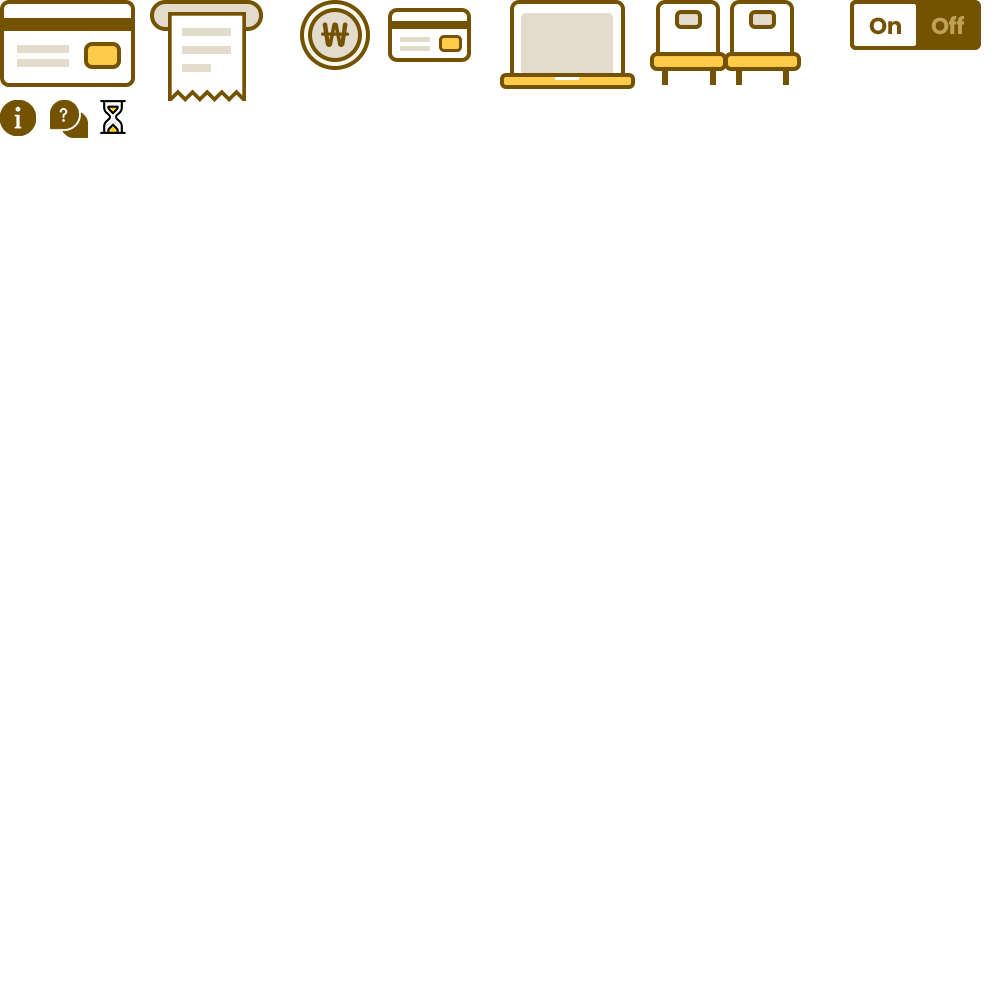
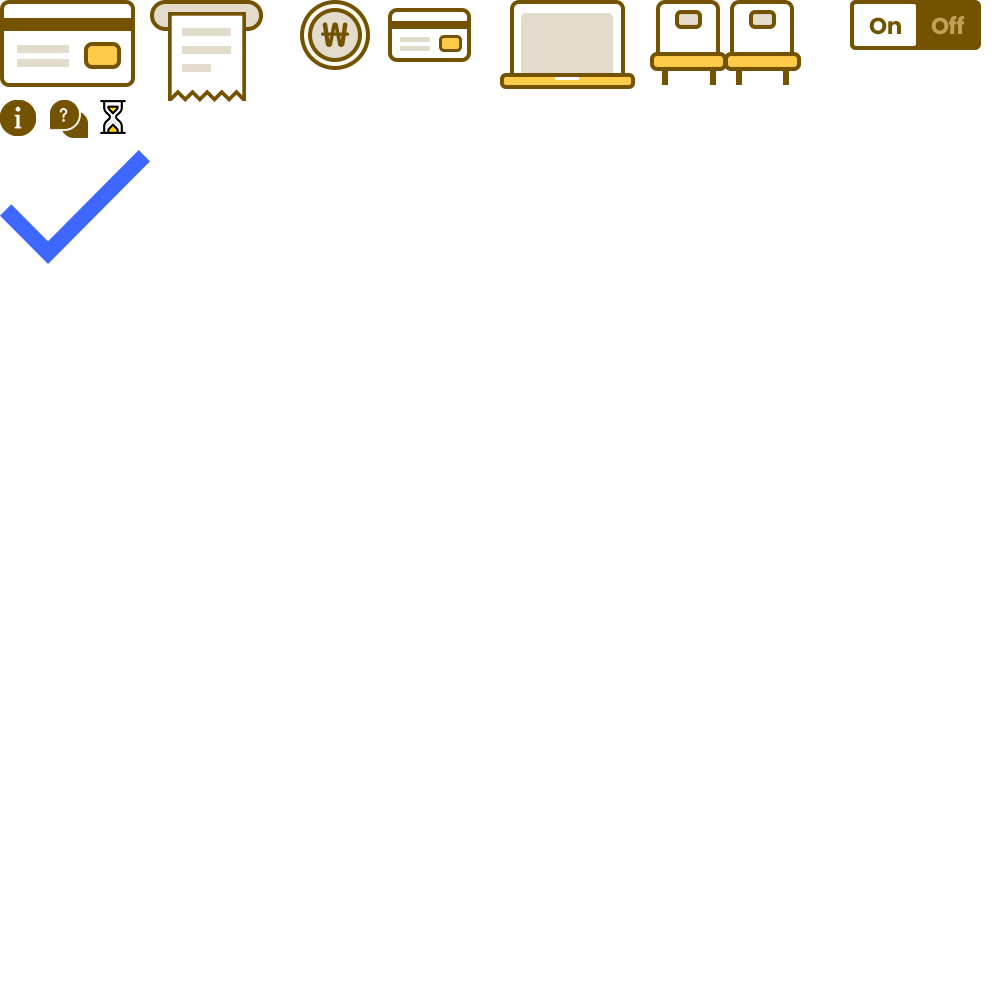
Layer changes from the first w=1000, h=1000 image to the second:
added layer "레이어 11" in group "그룹 3" over [0, 150, 150, 264]
